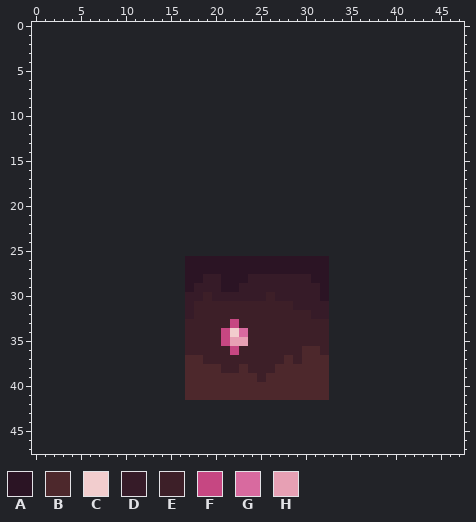
Pixel-art file, stored at ProjectZeus.Core/Content/Sprites/minefloor2.aseprite. That is the earlier state.
16x16 pixels, 1 frame. Colours within 5 levels of each other are drawn and written as one. The old version is drawn lined up with the new one, on the new canvas.
Palette (. is transparent): A #2b1424  B #4d282c  C #f2cdce  D #361b28  E #3d1f28  F #c64782  G #d86a9f  H #e7a0b4
Pixels before, first column x 17:
26 AAAAAAAAAAAAAAAA
27 AAAAAAAAAAAAAAAA
28 AADDAAADDDDDDDAA
29 ADDDAADDDDDDDDDA
30 DDEDDDDDDEDDDDDA
31 DEEEEEEEEEEEDDDD
32 DEEEEEEEEEEEEEDD
33 EEEEEFEEEEEEEEEE
34 EEEEFCGEEEEEEEEE
35 EEEEFHHEEEEEEEEE
36 EEEEEFEEEEEEEBBE
37 BBEEEEEEEEEBEBBB
38 BBBBEEBEEEBBBBBB
39 BBBBBBBBEBBBBBBB
40 BBBBBBBBBBBBBBBB
41 BBBBBBBBBBBBBBBB
The same view after the edit:
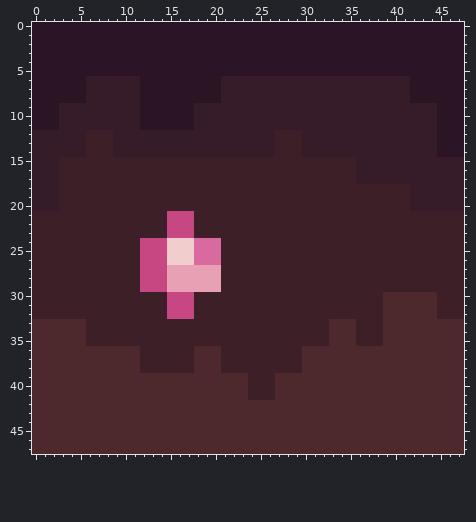
Change:
canvas 16x16 -> 48x48, the old top-left corner now at 17,26
Changed rows in their new state; - is an unchanged pixel.
first column x 0:
 0 AAAAAAAAAAAAAAAAAAAAAAAAAAAAAAAAAAAAAAAAAAAAAAAA
 1 AAAAAAAAAAAAAAAAAAAAAAAAAAAAAAAAAAAAAAAAAAAAAAAA
 2 AAAAAAAAAAAAAAAAAAAAAAAAAAAAAAAAAAAAAAAAAAAAAAAA
 3 AAAAAAAAAAAAAAAAAAAAAAAAAAAAAAAAAAAAAAAAAAAAAAAA
 4 AAAAAAAAAAAAAAAAAAAAAAAAAAAAAAAAAAAAAAAAAAAAAAAA
 5 AAAAAAAAAAAAAAAAAAAAAAAAAAAAAAAAAAAAAAAAAAAAAAAA
 6 AAAAAADDDDDDAAAAAAAAADDDDDDDDDDDDDDDDDDDDDAAAAAA
 7 AAAAAADDDDDDAAAAAAAAADDDDDDDDDDDDDDDDDDDDDAAAAAA
 8 AAAAAADDDDDDAAAAAAAAADDDDDDDDDDDDDDDDDDDDDAAAAAA
 9 AAADDDDDDDDDAAAAAADDDDDDDDDDDDDDDDDDDDDDDDDDDAAA
10 AAADDDDDDDDDAAAAAADDDDDDDDDDDDDDDDDDDDDDDDDDDAAA
11 AAADDDDDDDDDAAAAAADDDDDDDDDDDDDDDDDDDDDDDDDDDAAA
12 DDDDDDEEEDDDDDDDDDDDDDDDDDDEEEDDDDDDDDDDDDDDDAAA
13 DDDDDDEEEDDDDDDDDDDDDDDDDDDEEEDDDDDDDDDDDDDDDAAA
14 DDDDDDEEEDDDDDDDDDDDDDDDDDDEEEDDDDDDDDDDDDDDDAAA
15 DDDEEEEEEEEEEEEEEEEEEEEEEEEEEEEEEEEEDDDDDDDDDDDD
16 DDDEEEEEEEEEEEEEEEEEEEEEEEEEEEEEEEEEDDDDDDDDDDDD
17 DDDEEEEEEEEEEEEEEEEEEEEEEEEEEEEEEEEEDDDDDDDDDDDD
18 DDDEEEEEEEEEEEEEEEEEEEEEEEEEEEEEEEEEEEEEEEDDDDDD
19 DDDEEEEEEEEEEEEEEEEEEEEEEEEEEEEEEEEEEEEEEEDDDDDD
20 DDDEEEEEEEEEEEEEEEEEEEEEEEEEEEEEEEEEEEEEEEDDDDDD
21 EEEEEEEEEEEEEEEFFFEEEEEEEEEEEEEEEEEEEEEEEEEEEEEE
22 EEEEEEEEEEEEEEEFFFEEEEEEEEEEEEEEEEEEEEEEEEEEEEEE
23 EEEEEEEEEEEEEEEFFFEEEEEEEEEEEEEEEEEEEEEEEEEEEEEE
24 EEEEEEEEEEEEFFFCCCGGGEEEEEEEEEEEEEEEEEEEEEEEEEEE
25 EEEEEEEEEEEEFFFCCCGGGEEEEEEEEEEEEEEEEEEEEEEEEEEE
26 EEEEEEEEEEEEFFFCCCGGGEEEEEEEEEEEEEEEEEEEEEEEEEEE
27 EEEEEEEEEEEEFFFHHHHHHEEEEEEEEEEEEEEEEEEEEEEEEEEE
28 EEEEEEEEEEEEFFFHHHHHHEEEEEEEEEEEEEEEEEEEEEEEEEEE
29 EEEEEEEEEEEEFFFHHHHHHEEEEEEEEEEEEEEEEEEEEEEEEEEE
30 EEEEEEEEEEEEEEEFFFE-EEEEEE-EEEEEEEEEEEEBBBBBBEEE
31 EEEEEEEEEEEEEEEFFF-----------EEEEEEEEEEBBBBBBEEE
32 EEEEEEEEEEEEEEEFFF-------------EEEEEEEEBBBBBBEEE
33 BBBBBBEEEEEEEEEEE-----E----------BBBEEEBBBBBBBBB
34 BBBBBBEEEEEEEEEEE----EEE---------BBBEEEBBBBBBBBB
35 BBBBBBEEEEEEEEEEE----EEE---------BBBEEEBBBBBBBBB
36 BBBBBBBBBBBBEEEEE-BBB-E---------BBBBBBBBBBBBBBBB
37 BBBBBBBBBBBBEEEEEE-BB-------E----BBBBBBBBBBBBBBB
38 BBBBBBBBBBBBEEEEEE-----E---EEE---BBBBBBBBBBBBBBB
39 BBBBBBBBBBBBBBBBB-------E-E------BBBBBBBBBBBBBBB
40 BBBBBBBBBBBBBBBBB-------EEE------BBBBBBBBBBBBBBB
41 BBBBBBBBBBBBBBBBB-------EEE------BBBBBBBBBBBBBBB
42 BBBBBBBBBBBBBBBBBBBBBBBBBBBBBBBBBBBBBBBBBBBBBBBB
43 BBBBBBBBBBBBBBBBBBBBBBBBBBBBBBBBBBBBBBBBBBBBBBBB
44 BBBBBBBBBBBBBBBBBBBBBBBBBBBBBBBBBBBBBBBBBBBBBBBB
45 BBBBBBBBBBBBBBBBBBBBBBBBBBBBBBBBBBBBBBBBBBBBBBBB
46 BBBBBBBBBBBBBBBBBBBBBBBBBBBBBBBBBBBBBBBBBBBBBBBB
47 BBBBBBBBBBBBBBBBBBBBBBBBBBBBBBBBBBBBBBBBBBBBBBBB
Pixel boxes of the changes (left, top, right, bottom) in both pictures:
changed: (32, 22, 464, 454)
